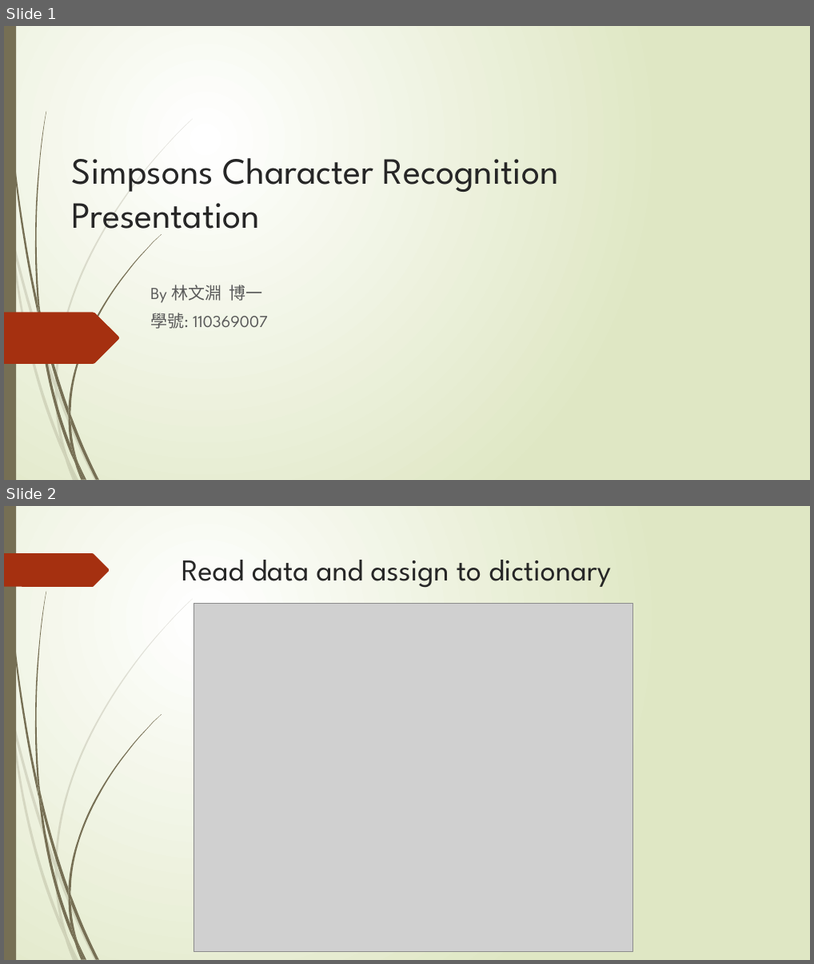
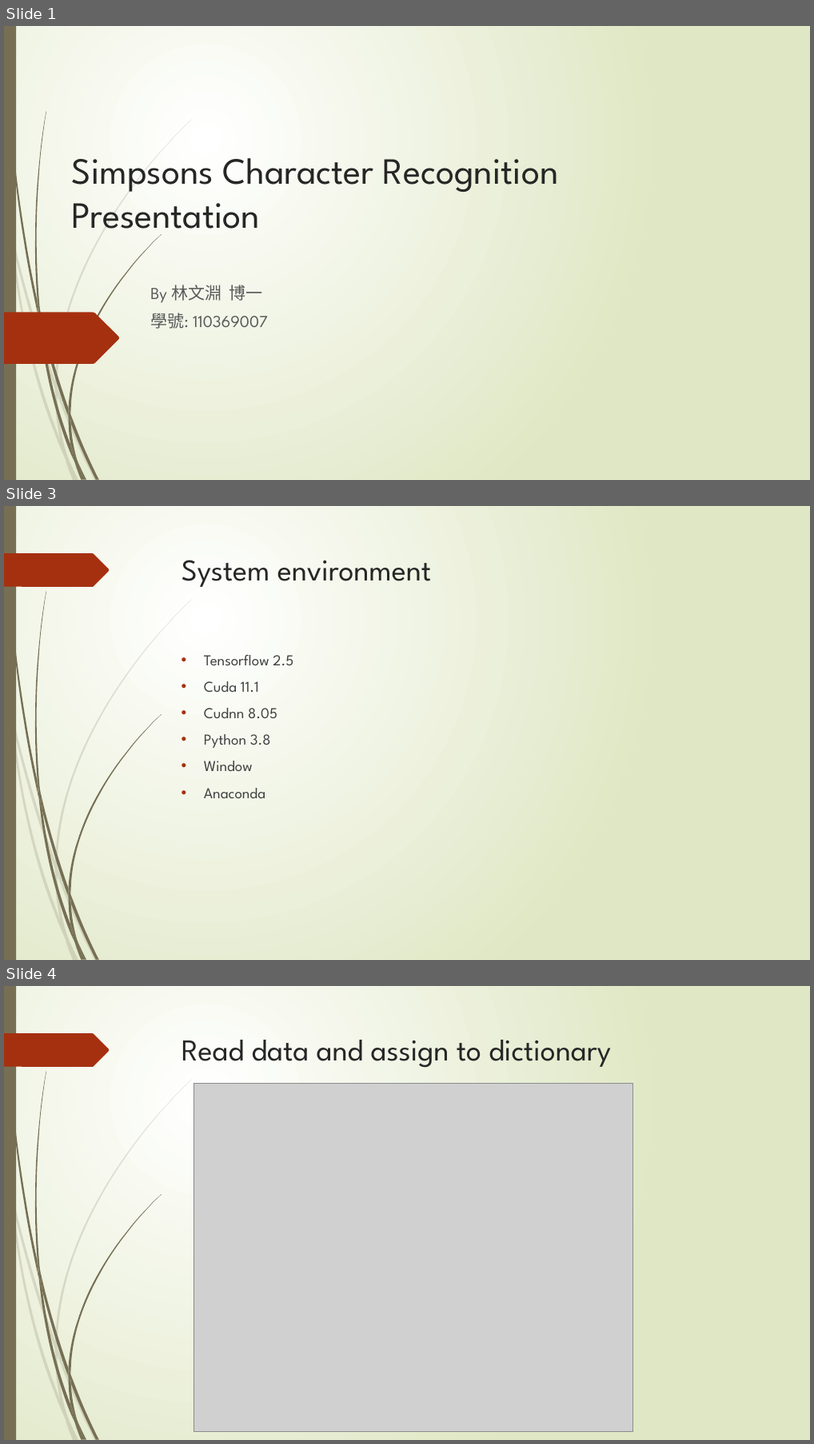
Before and after one commit to t110369007/Lab2-Simpsons_Character_Recognition, a slide deck: 報告 Simpsons character recognition v.0.1.pptx. Shown one above the other, each under a label of ours: slides 1 and 2 before the commit, slides 1, 3 and 4 after it; the slides between them are not shown. The pictures are 814x964 and 814x1444 pixels, drawn with LibreOffice and Linux fonts; fonts in the diff are those of the drawing; grey boxes stand for pictures. Boxes give left, top, right and bottom in pixels: in the first picture for what was removed or moved away, otherwise in the second. Text is boxed around its words. In the diff, an @@ line names an element or a change of style, - is before the commit and + after.

```diff
--- a/報告 Simpsons character recognition v.0.1.pptx
+++ b/報告 Simpsons character recognition v.0.1.pptx
@@ slide 3 added at (4,506,810,960), background gradient #FFFFFF to #DFE8C4; not listed: 24 template elements that a slide beside it also shows @@
@@ title added at (182,560,431,587), 36 pt, text #262626 @@
+System environment
@@ text added at (204,655,294,798), 18 pt, text #404040 @@
+• Tensorflow 2.5
+• Cuda 11.1
+• Cudnn 8.05
+• Python 3.8
+• Window
+• Anaconda
@@ what was slide 2 is now slide 4 @@
```
Also in this commit, not shown: 1 other slide added.
